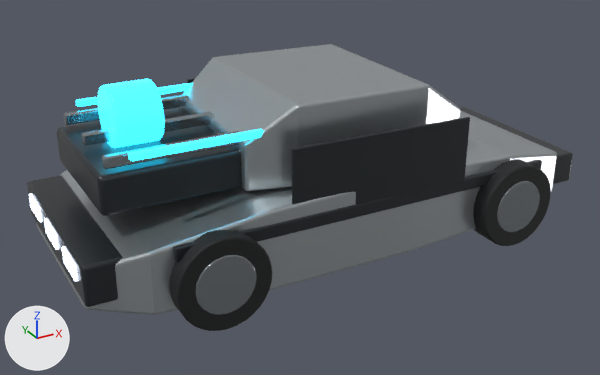
The Blender file SourceArt/Vehicles/DeLorean/HeroTimeMachine.blend: old version first, new version second.
One viewpoint serves both versions: a 50 mm lens placed at (-310.0, -539.0, 324.0), pointed at (-17.0, -6.0, 57.0). The axes (+X, +Y, +Z) are drawn at lower left. The lights are the same throughout. The first picture is the older version.

In view in the first picture: 'BeltTrim_R', 'BodyShell', 'DoorSeam_R', 'FluxRail_48', 'FluxReactor', 'RearFascia', 'RoofShell', 'TimeMachinery', 'Wheel_FL', 'Wheel_FL_Hub', 'Wheel_RL', 'Wheel_RL_Hub' and 8 more.
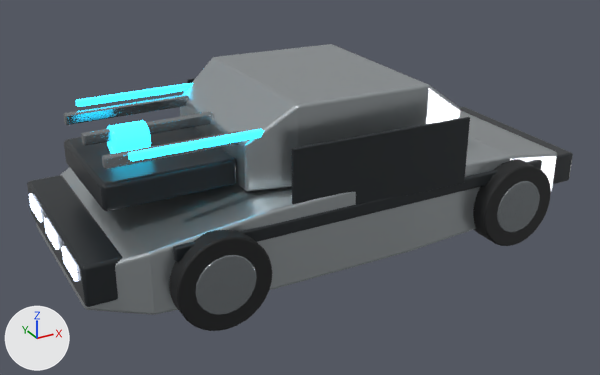
Where the change shows, as pixel boxes (x1, y1, x2, y2) in the pictures (600 x 375 px):
'TimeMachinery', mesh rescaled, moved (6% narrower, 22% shorter): before (57, 108, 242, 216); after (64, 127, 237, 211)
'FluxReactor', mesh rescaled, moved (33% narrower, 50% shorter): before (98, 79, 164, 148); after (107, 120, 151, 154)

Patch to the scene script:
```diff
--- a/SourceArt/Vehicles/DeLorean/HeroTimeMachine.blend.py
+++ b/SourceArt/Vehicles/DeLorean/HeroTimeMachine.blend.py
@@ me_cube_011 @@
 # used by ob_timemachinery; location = (-135.0, 0.0, 105.0)
-me_cube_011.from_pydata(...)  # 8 vertices, 6 faces; spans x -54.0..54.0, y -55.0..55.0, z -14.0..14.0
+me_cube_011.from_pydata(...)  # 8 vertices, 6 faces; spans x -48.0..48.0, y -49.0..49.0, z -10.0..10.0
+# me_cube_011 part 1: the whole mesh is scaled about its middle by (0.889, 0.891, 0.714)
 me_cube_011.materials.append(mat_m_darktrim)
@@ me_cylinder_008 @@
 # used by ob_fluxreactor; location = (-148.0, 0.0, 139.0); rotation_euler = (0.0, 1.571, 0.0), in degrees (0, 90, 0)
-me_cylinder_008.from_pydata(...)  # 48 vertices, 26 faces; spans x -22.0..22.0, y -22.0..22.0, z -17.0..17.0
+me_cylinder_008.from_pydata(...)  # 48 vertices, 26 faces; spans x -11.0..11.0, y -11.0..11.0, z -13.0..13.0
+# me_cylinder_008 part 2: the whole mesh is scaled about its middle by (0.5, 0.5, 0.765)
 me_cylinder_008.materials.append(mat_m_timeemissive)
@@ ob_timemachinery @@
 ob_timemachinery = bpy.data.objects.new('TimeMachinery', me_cube_011)
-ob_timemachinery.location = (-135.0, 0.0, 105.0)
+ob_timemachinery.location = (-138.0, 0.0, 101.0)
 _m = ob_timemachinery.modifiers.new('EdgeBevel', 'BEVEL')
@@ ob_fluxreactor @@
 ob_fluxreactor = bpy.data.objects.new('FluxReactor', me_cylinder_008)
-ob_fluxreactor.location = (-148.0, 0.0, 139.0)
+ob_fluxreactor.location = (-151.0, 0.0, 121.0)
 ob_fluxreactor.rotation_euler = (0.0, 1.571, 0.0)  # degrees (0, 90, 0)
```
